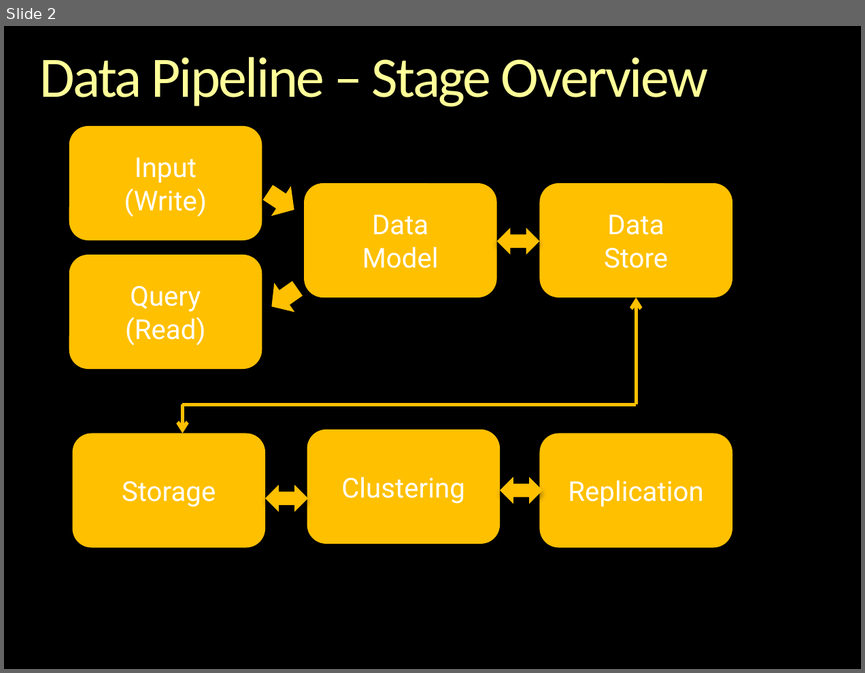
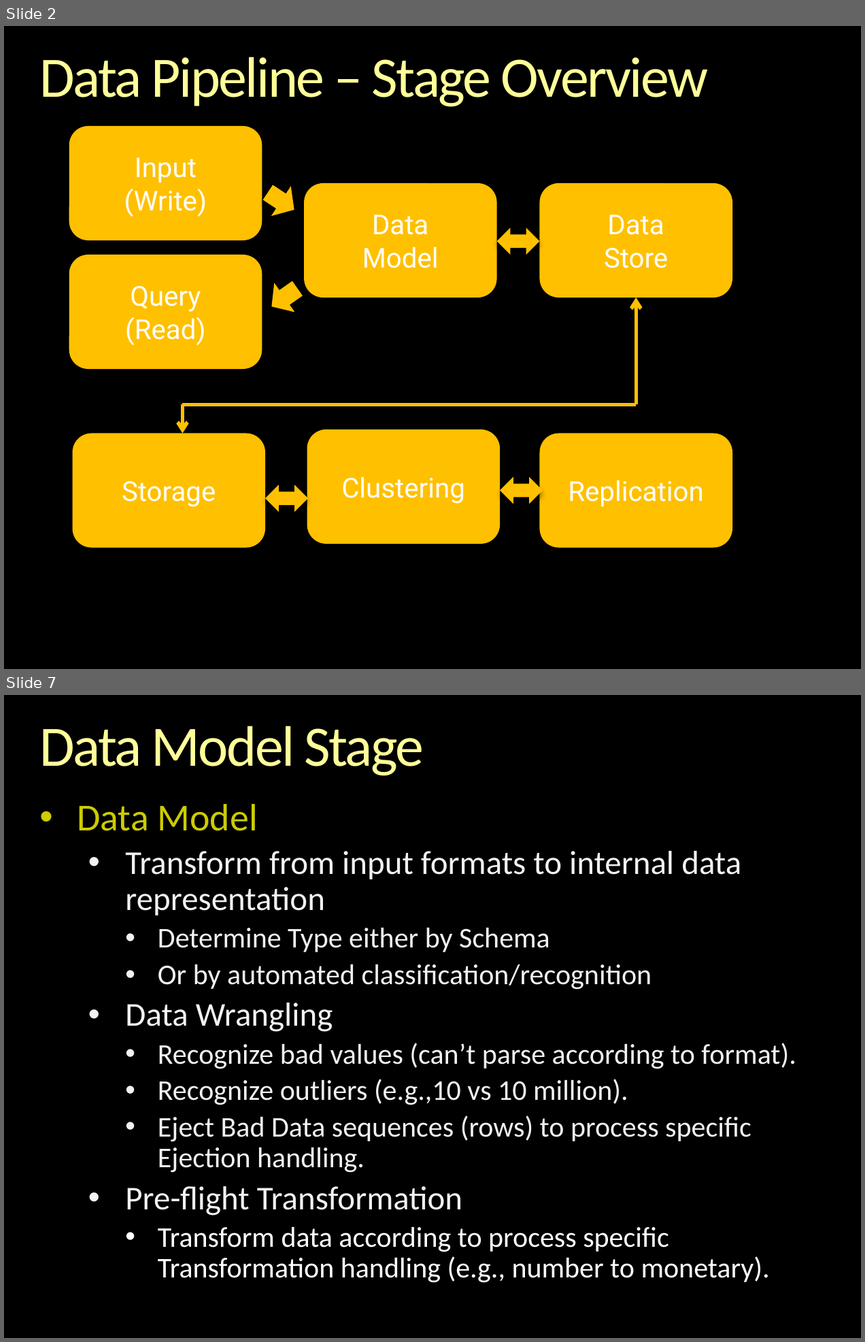
Before and after one commit to andrewferlitsch/epipog-nosql, a slide deck: specs/stages/Data Pipeline.pptx. Shown one above the other, each under a label of ours: slide 2 before the commit, slides 2 and 7 after it; the slides between them are not shown. The pictures are 865x673 and 865x1342 pixels, drawn with LibreOffice and Linux fonts; fonts in the diff are those of the drawing; background and template pictures are left out. Boxes give left, top, right and bottom in pixels: in the first picture for what was removed or moved away, otherwise in the second. Text is boxed around its words. In the diff, an @@ line names an element or a change of style, - is before the commit and + after.

```diff
--- a/specs/stages/Data Pipeline.pptx
+++ b/specs/stages/Data Pipeline.pptx
@@ slide 7 added at (4,695,861,1338), background picture (left out) @@
@@ title added at (39,726,424,776), 48 pt, text gradient #FFFFB9 to #FFFF99 to #F6AE1E @@
+Data Model Stage
@@ text added at (77,804,796,1283), 24 pt, text #F2F2F2 @@
+• Data Model
+  • Transform from input formats to internal data representation
+    • Determine Type either by Schema
+    • Or by automated classification/recognition
+  • Data Wrangling
+    • Recognize bad values (can’t parse according to format).
+    • Recognize outliers (e.g.,10 vs 10 million).
+    • Eject Bad Data sequences (rows) to process specific Ejection handling.
+  • Pre-flight Transformation
+    • Transform data according to process specific Transformation handling (e.g., number to monetary).
```
Also in this commit, not shown: 5 slides changed, 6 other slides added, 2 other files.
